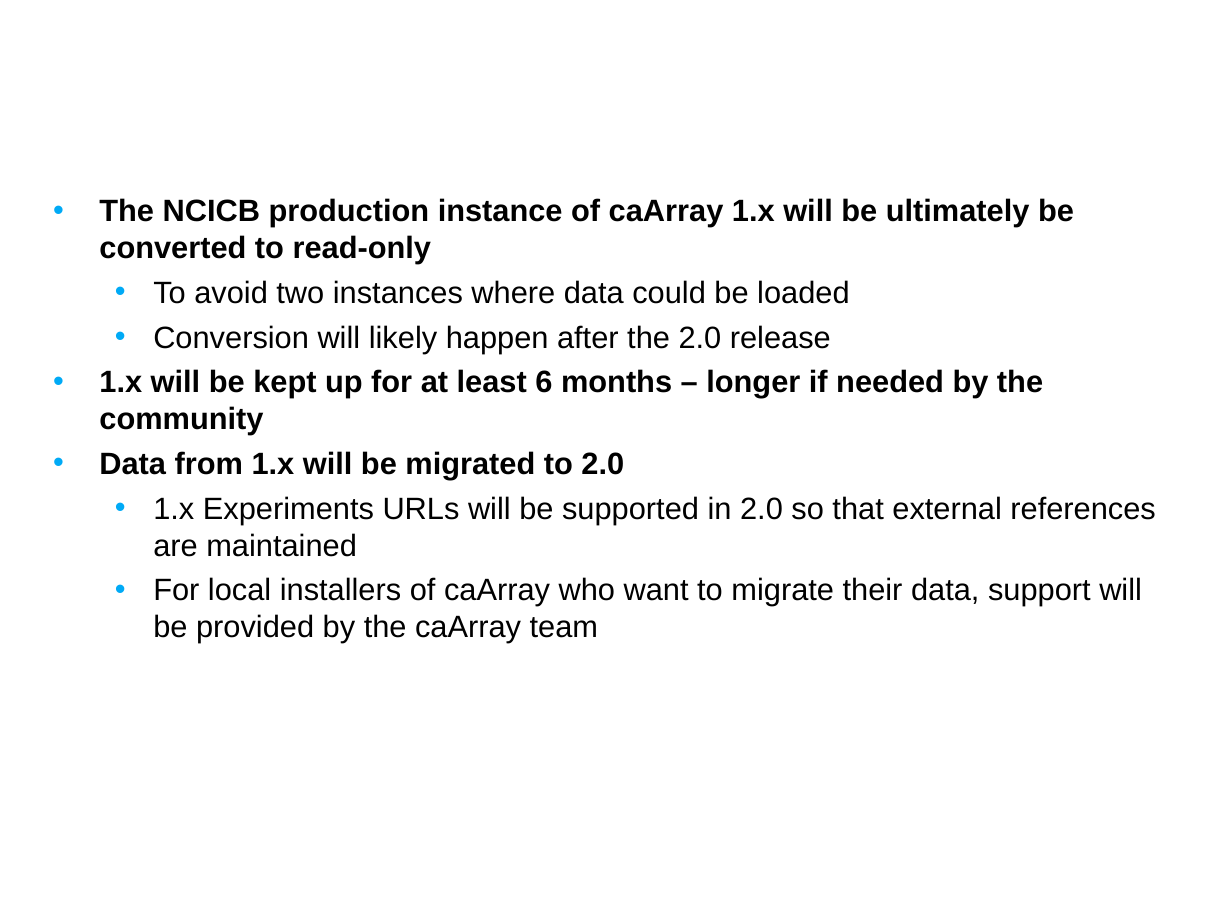
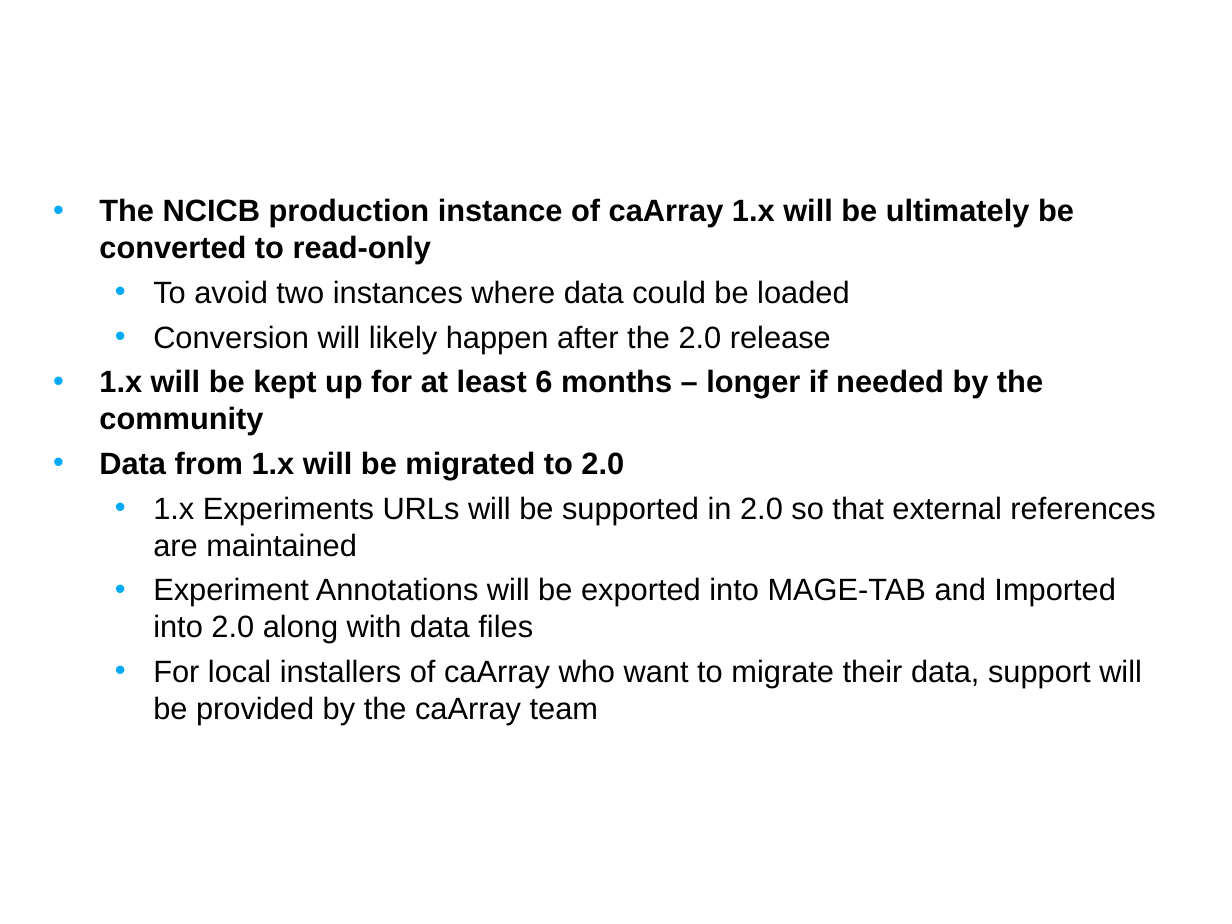
Before and after one commit to NCIP/caarray-docs, a slide deck: slide 5 of project_management/open_meetings/caArray User Community Meeting Nov28.ppt. Drawn at 1232x924 pixels with LibreOffice and Linux fonts; fonts in the diff are those of the drawing; background and template pictures are left out. Boxes give left, top, right and bottom in pixels: in the first picture for what was removed or moved away, otherwise in the second. Text is boxed around its words. In the diff, an @@ line names an element or a change of style, - is before the commit and + after.

```diff
--- a/project_management/open_meetings/caArray User Community Meeting Nov28.ppt
+++ b/project_management/open_meetings/caArray User Community Meeting Nov28.ppt
@@ text at [153, 577, 1116, 643]: paragraph added @@
+  • Experiment Annotations will be exported into MAGE-TAB and Imported into 2.0 along with data files
```
Also in this commit, not shown: 4 other slides changed, 2 slides added, 1 slide removed.
